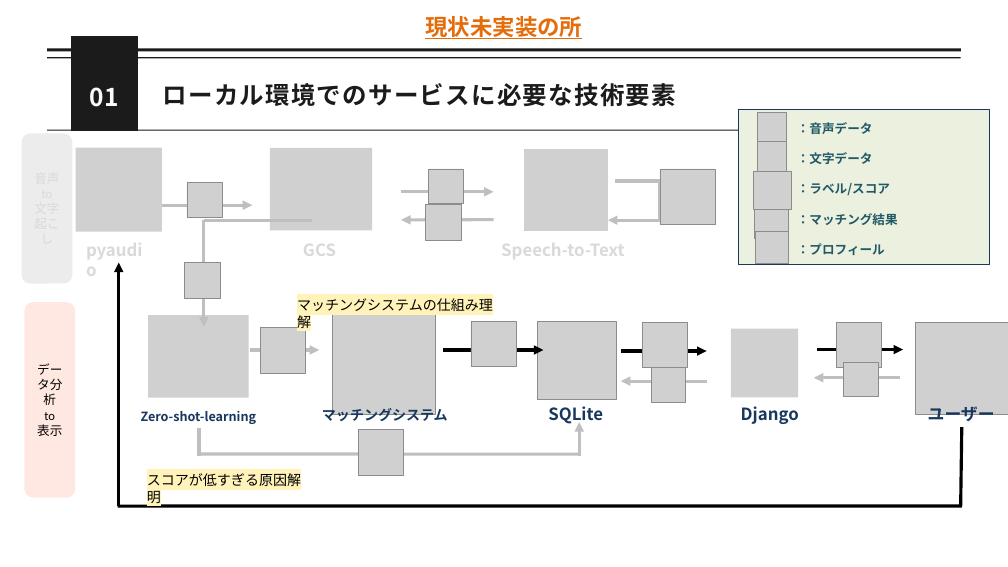
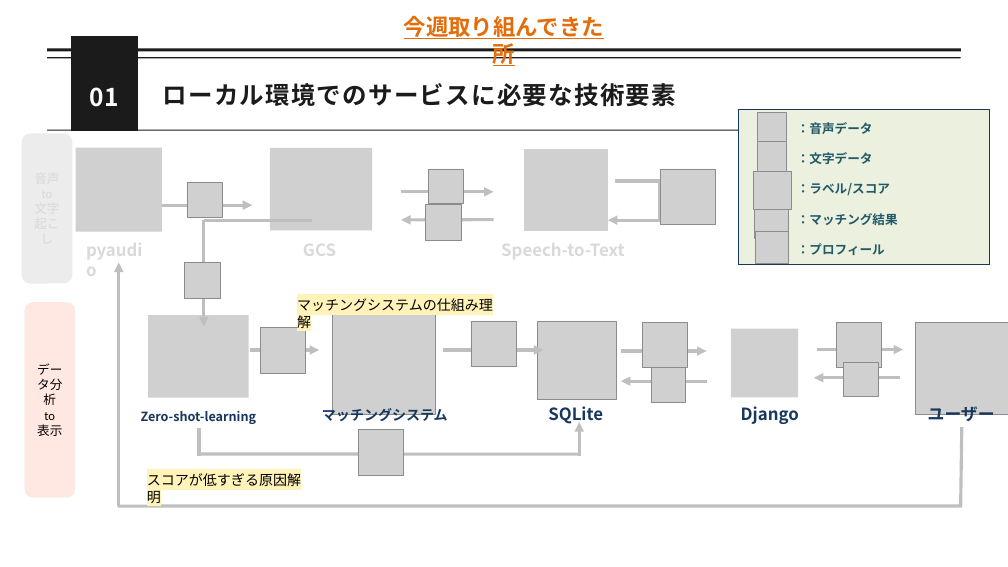
Before and after one commit to momok47/kokoronia, a slide deck: slide 3 of docs/ミーティング/発表資料/25_0725_進捗.pptx. Drawn at 1008x567 pixels with LibreOffice and Linux fonts; fonts in the diff are those of the drawing; grey boxes stand for pictures. Boxes give left, top, right and bottom in pixels: in the first picture for what was removed or moved away, otherwise in the second. Text is boxed around its words. In the diff, an @@ line names an element or a change of style, - is before the commit and + after.

```diff
--- a/docs/ミーティング/発表資料/25_0725_進捗.pptx
+++ b/docs/ミーティング/発表資料/25_0725_進捗.pptx
@@ text at (404, 15, 605, 39): text changed @@
-現状未実装の所
+今週取り組んできた所
@@ arrow (119, 506) - (119, 263): stroke #000000 4.5 pt to #BFBFBF 4.5 pt @@
@@ arrow (444, 350) - (543, 350): stroke #000000 4.5 pt to #BFBFBF 4.5 pt @@
@@ arrow (621, 351) - (707, 351): stroke #000000 4.5 pt to #BFBFBF 4.5 pt @@
@@ arrow (817, 350) - (903, 350): stroke #000000 4.5 pt to #BFBFBF 4.5 pt @@
@@ line (962, 427) - (961, 507): stroke #000000 4.5 pt to #BFBFBF 4.5 pt @@
@@ line (117, 506) - (962, 506): stroke #000000 4.5 pt to #BFBFBF 4.5 pt @@
```
Also in this commit, not shown: 1 other slide changed, 4 slides added, 2 slides removed, 14 other files.
